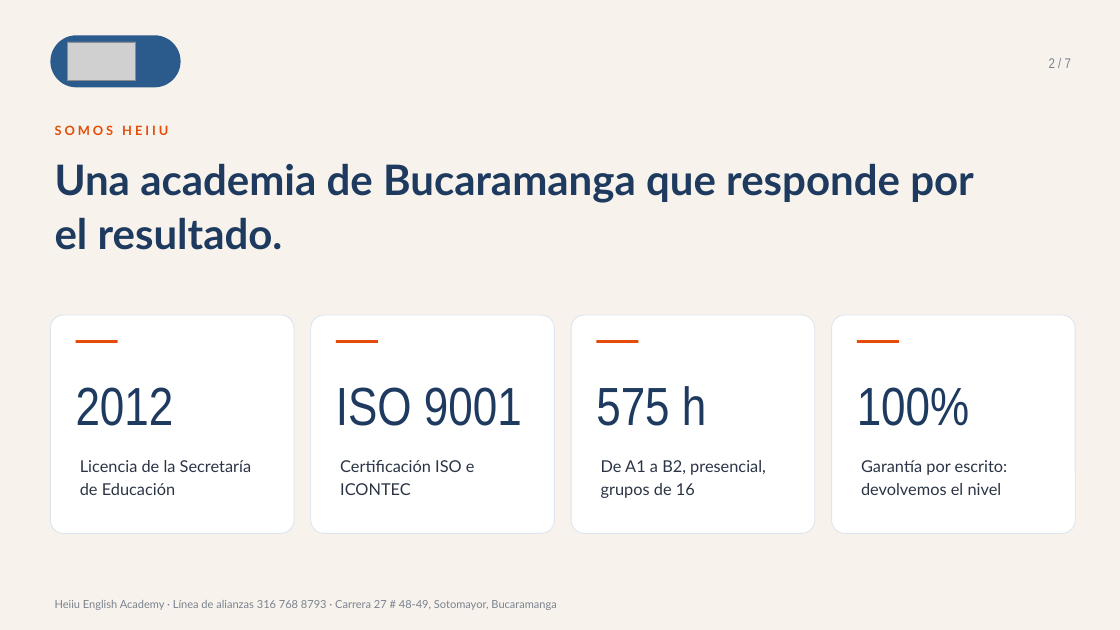
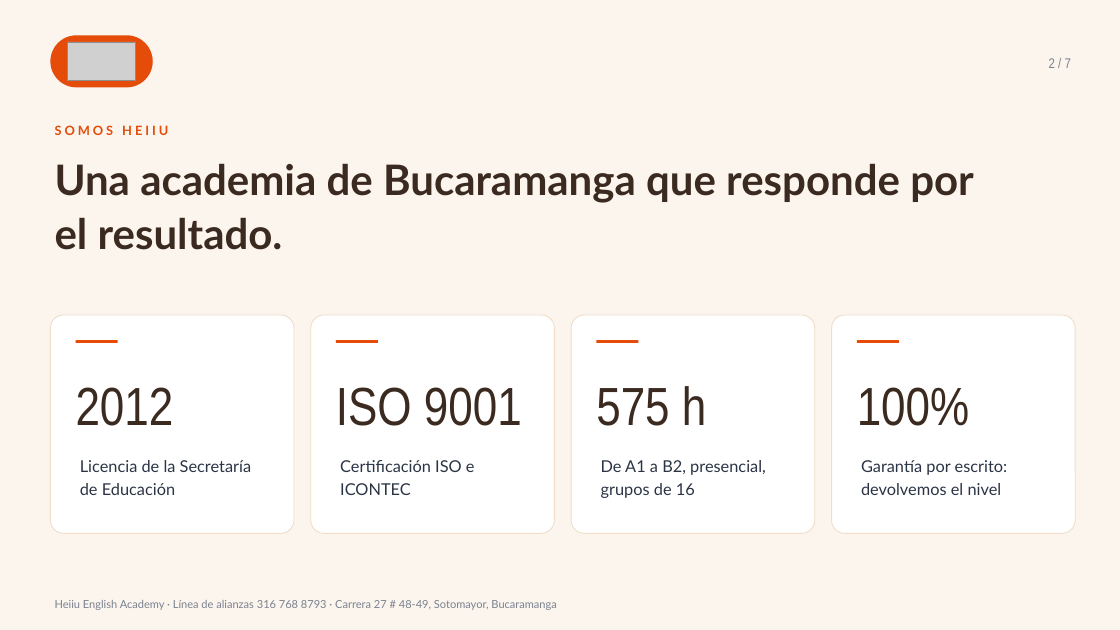
Before and after one commit to gomezrdiana/Plan-academico, a slide deck: slide 2 of recursos/comercial/B2B/PRESENTACION_FONDOS_EMPLEADOS_HEIIU.pptx. Drawn at 1120x630 pixels with LibreOffice and Linux fonts; fonts in the diff are those of the drawing; grey boxes stand for pictures. Boxes give left, top, right and bottom in pixels: in the first picture for what was removed or moved away, otherwise in the second. Text is boxed around its words. In the diff, an @@ line names an element or a change of style, - is before the commit and + after.

```diff
--- a/recursos/comercial/B2B/PRESENTACION_FONDOS_EMPLEADOS_HEIIU.pptx
+++ b/recursos/comercial/B2B/PRESENTACION_FONDOS_EMPLEADOS_HEIIU.pptx
@@ rectangle at [0, 0, 1120, 630]: fill #F7F3EC to #FBF5EE @@
@@ rounded rectangle: place and size @@
-rounded rectangle at [50, 35, 181, 87]
+rounded rectangle at [50, 35, 153, 87]
@@ rounded rectangle at [50, 35, 153, 87]: fill #2B5A8C to #E54C09 @@
@@ outline #DDE4EE 0.75 pt to #F0DCC8 0.75 pt in 4 elements at [50, 315, 294, 534], [311, 315, 555, 534], [571, 315, 815, 534], [832, 315, 1075, 534] @@
@@ text colour #1E3A5F to #3B2A20 in 5 elements at [55, 163, 974, 250], [76, 387, 174, 426], [336, 387, 522, 426], [596, 386, 706, 426], [857, 387, 969, 426] @@
```
Also in this commit, not shown: 6 other slides changed, 2 other files.
